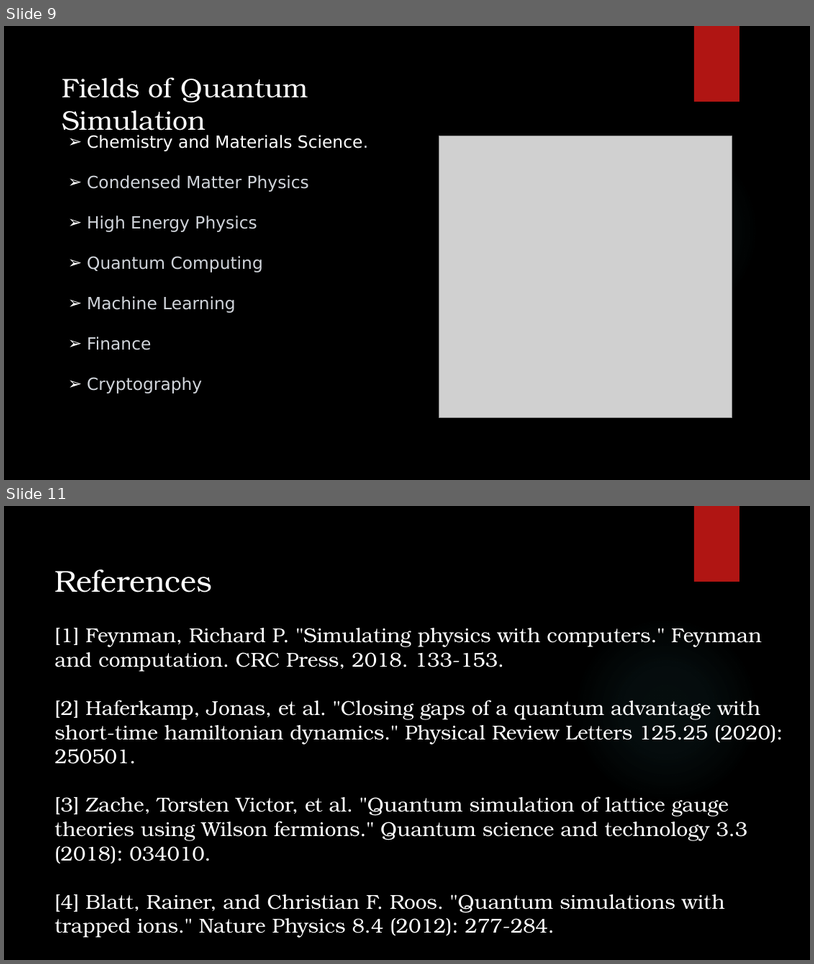
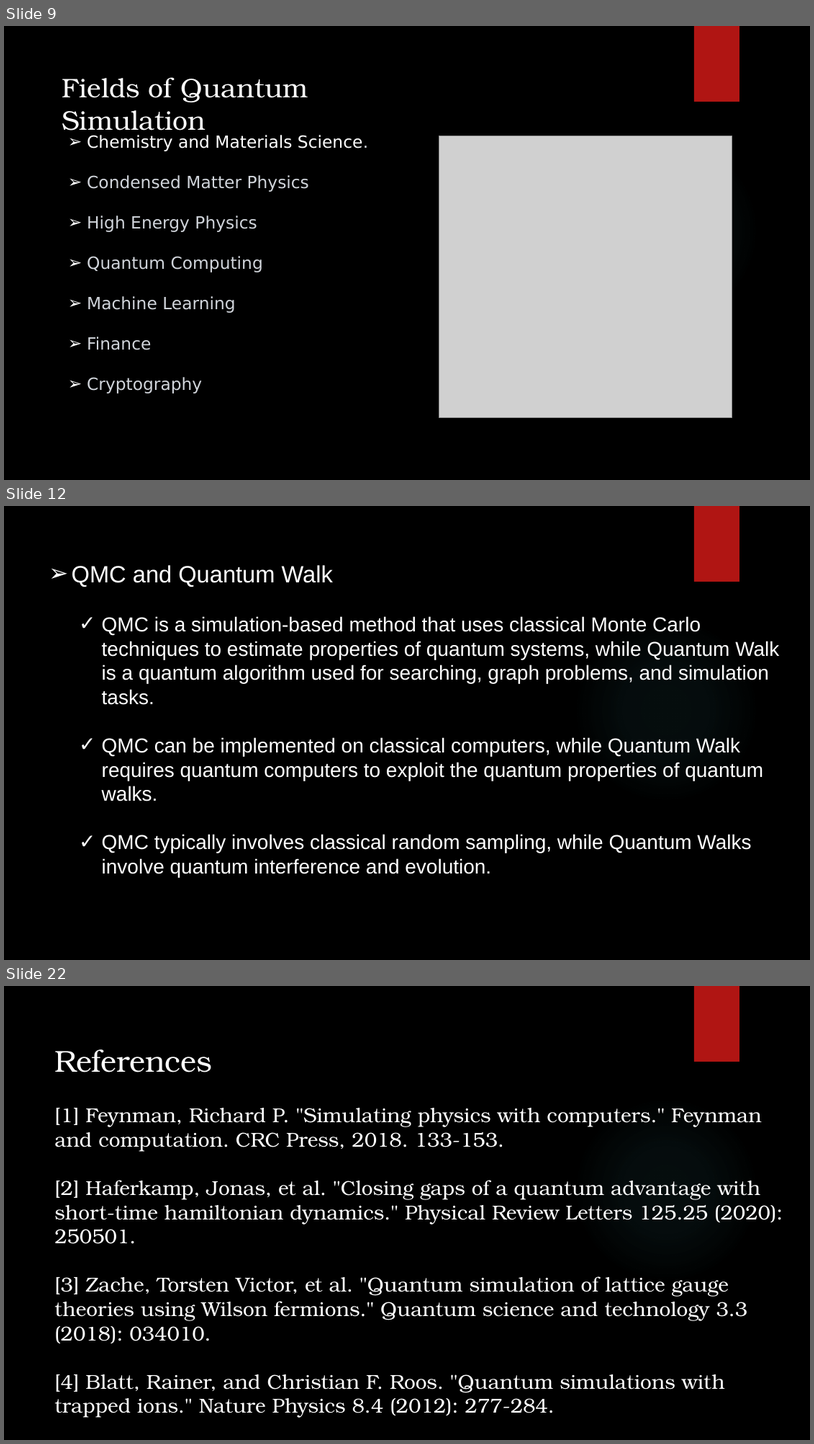
Before and after one commit to akash-rajak/Quantum-Simulation, a slide deck: Final PPT.pptx. Shown one above the other, each under a label of ours: slides 9 and 11 before the commit, slides 9, 12 and 22 after it; the slides between them are not shown. The pictures are 814x964 and 814x1444 pixels, drawn with LibreOffice and Linux fonts; fonts in the diff are those of the drawing; grey boxes stand for pictures; background and template pictures are left out. Boxes give left, top, right and bottom in pixels: in the first picture for what was removed or moved away, otherwise in the second. Text is boxed around its words. In the diff, an @@ line names an element or a change of style, - is before the commit and + after.

```diff
--- a/Final PPT.pptx
+++ b/Final PPT.pptx
@@ slide 12 added at (x1=4, y1=506, x2=810, y2=960), background picture (left out); not listed: 2 template elements that a slide beside it also shows @@
@@ text added at (x1=72, y1=565, x2=779, y2=877), 24 pt, text #FFFFFF @@
+➢ QMC and Quantum Walk
+  ✓ QMC is a simulation-based method that uses classical Monte Carlo techniques to estimate properties of quantum systems, while Quantum Walk is a quantum algorithm used for searching, graph problems, and simulation tasks.
+  ✓ QMC can be implemented on classical computers, while Quantum Walk requires quantum computers to exploit the quantum properties of quantum walks.
+  ✓ QMC typically involves classical random sampling, while Quantum Walks involve quantum interference and evolution.
@@ what was slide 11 is now slide 22 @@
```
Also in this commit, not shown: 10 other slides added, 10 other files.
